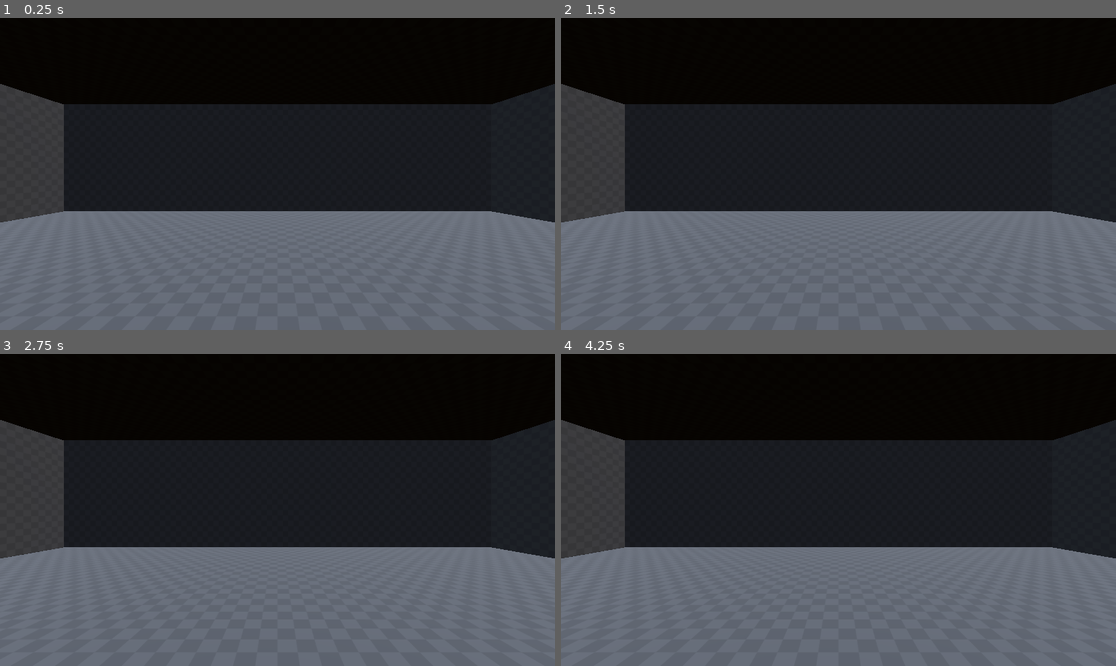
Above: before the commit, frames 1-4 (two rows, left to right).
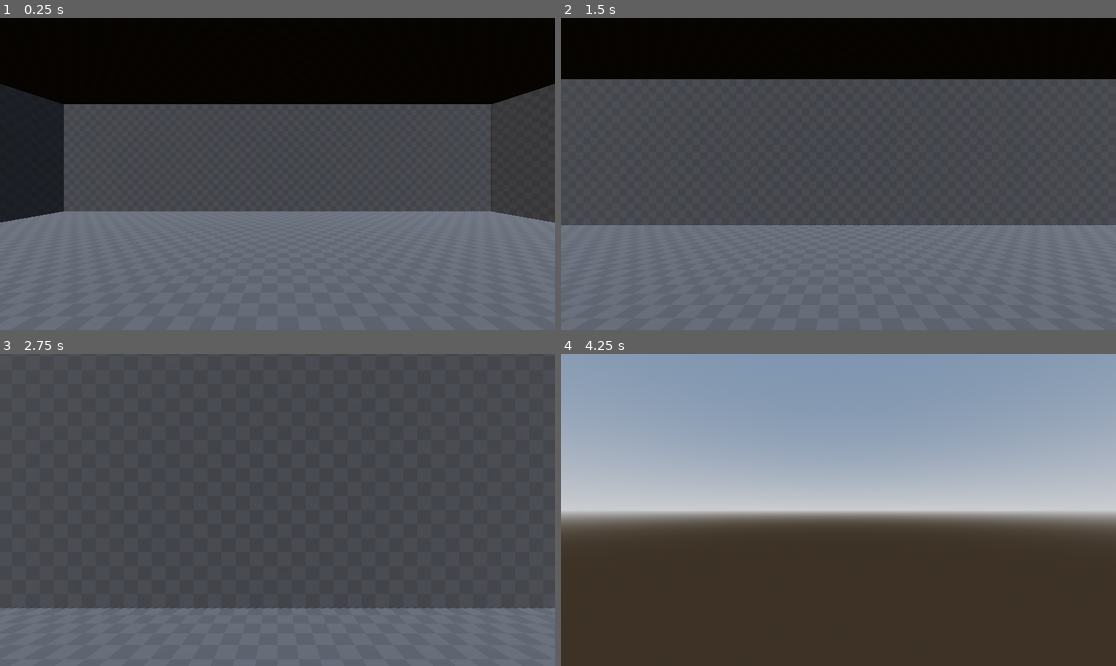
Above: after the commit, the same moments.

Repository: grandeisa/cover-jam
Game: Godot game, scene res://scenes/test_house_scene.tscn
Two runs of this game, one before a commit and one after it. Both use one fixed random seed, a clock stepped at 60 frames per second and the inputs below.
Inputs:
- Up to frame 1 (0.25 s): no input
- Up to frame 2 (1.5 s): tap Enter at 0.5 s; hold W (p_forward, bound only after the commit) from 0.53 s (still down)
- Up to frame 3 (2.75 s): keep holding W (p_forward, bound only after the commit)
- Up to frame 4 (4.25 s): keep holding W (p_forward, bound only after the commit); tap Space at 3.5 s

The runs differ from the first frame. In frame 1, 35% of the frame differs, in the area x 0-100%, y 21-66%; in frame 2, 43%; in frame 3, 78%; in frame 4, 99%, in the area x 0-100%, y 0-100%.

Commit message:
Add CharacterController + Change camera forward axis + Change camera sensibility

Diff:
--- a/project.godot
+++ b/project.godot
@@ -15,6 +15,29 @@
 config/features=PackedStringArray("4.6", "GL Compatibility")
 config/icon="res://icon.svg"
 
+[input]
+
+p_forward={
+"deadzone": 0.2,
+"events": [Object(InputEventKey,"resource_local_to_scene":false,"resource_name":"","device":-1,"window_id":0,"alt_pressed":false,"shift_pressed":false,"ctrl_pressed":false,"meta_pressed":false,"pressed":false,"keycode":0,"physical_keycode":87,"key_label":0,"unicode":119,"location":0,"echo":false,"script":null)
+]
+}
+p_backward={
+"deadzone": 0.2,
+"events": [Object(InputEventKey,"resource_local_to_scene":false,"resource_name":"","device":-1,"window_id":0,"alt_pressed":false,"shift_pressed":false,"ctrl_pressed":false,"meta_pressed":false,"pressed":false,"keycode":0,"physical_keycode":83,"key_label":0,"unicode":115,"location":0,"echo":false,"script":null)
+]
+}
+p_left={
+"deadzone": 0.2,
+"events": [Object(InputEventKey,"resource_local_to_scene":false,"resource_name":"","device":-1,"window_id":0,"alt_pressed":false,"shift_pressed":false,"ctrl_pressed":false,"meta_pressed":false,"pressed":false,"keycode":0,"physical_keycode":65,"key_label":0,"unicode":97,"location":0,"echo":false,"script":null)
+]
+}
+p_right={
+"deadzone": 0.2,
+"events": [Object(InputEventKey,"resource_local_to_scene":false,"resource_name":"","device":-1,"window_id":0,"alt_pressed":false,"shift_pressed":false,"ctrl_pressed":false,"meta_pressed":false,"pressed":false,"keycode":0,"physical_keycode":68,"key_label":0,"unicode":100,"location":0,"echo":false,"script":null)
+]
+}
+
 [physics]
 
 3d/physics_engine="Jolt Physics"
--- a/scenes/test_house_scene.tscn
+++ b/scenes/test_house_scene.tscn
@@ -2,6 +2,7 @@
 
 [ext_resource type="Material" uid="uid://bm088ijg10pkb" path="res://materials/placeholder/kenney_prototype-textures/dark/texture_08.tres" id="1_gs56k"]
 [ext_resource type="Script" uid="uid://bve2331e5y7tc" path="res://scripts/player/view_controller.gd" id="2_ookog"]
+[ext_resource type="Script" uid="uid://d4g5wepx3eq6x" path="res://scripts/player/character_controller.gd" id="3_nx7rw"]
 
 [sub_resource type="ProceduralSkyMaterial" id="ProceduralSkyMaterial_gs56k"]
 sky_horizon_color = Color(0.66224277, 0.6717428, 0.6867428, 1)
@@ -45,9 +46,14 @@
 transform = Transform3D(1, 0, 0, 0, 1, 0, 0, 0, 1, 0, 0.75, 0)
 
 [node name="Camera3D" type="Camera3D" parent="Player/CameraOrigin" unique_id=1585617827]
-transform = Transform3D(1, 0, 0, 0, 1, 0, 0, 0, 1, 0, 0, -0.5)
+transform = Transform3D(-1, 0, -8.742278e-08, 0, 1, 0, 8.742278e-08, 0, -1, 0, 0, 0.5)
 
 [node name="ViewController" type="Node" parent="Player" unique_id=1944623350 node_paths=PackedStringArray("_body", "_camera_origin")]
 script = ExtResource("2_ookog")
+mouse_sensibility = 0.6
 _body = NodePath("..")
 _camera_origin = NodePath("../CameraOrigin")
+
+[node name="CharacterController" type="Node" parent="Player" unique_id=1968649174 node_paths=PackedStringArray("_body")]
+script = ExtResource("3_nx7rw")
+_body = NodePath("..")
--- /dev/null
+++ b/scripts/player/character_controller.gd
@@ -0,0 +1,33 @@
+## Used to translate input as movement to a player [CharacterBody3D].[br]
+## This node makes the character move with constant velocity.
+class_name CharacterController extends Node
+
+## Project gravity, defined at node instatiation.
+var _gravity: float = Input.get_gravity().y
+
+## [CharacterBody3D] to be controlled. (Preferably a parent to this node)
+@export var _body: CharacterBody3D
+
+@export_category("Physics")
+## The speed in which the character moves.
+@export var _speed: float = 160.0
+
+func _physics_process(delta: float) -> void:
+	var movement_input: Vector2 = Input.get_vector("p_left", "p_right", "p_backward", "p_forward").normalized() * _speed * delta
+	var movement_velocity: Vector3 = Vector3.ZERO
+
+	# Add X axis velocity based on player's facing direction
+	movement_velocity += _body.basis.x * -movement_input.x
+
+	# Add Z axis velicity based on player's facing direction
+	movement_velocity += _body.basis.z * movement_input.y
+
+	if not _body.is_on_floor():
+		_body.velocity.y += _gravity
+
+	_body.velocity = Vector3(
+		movement_velocity.x,
+		_body.velocity.y,
+		movement_velocity.z
+	)
+	_body.move_and_slide()
--- a/scripts/player/view_controller.gd
+++ b/scripts/player/view_controller.gd
@@ -26,7 +26,7 @@
 func _process(_delta: float) -> void:
 	var mouse_vel: Vector2 = Input.get_last_mouse_velocity()
 
-	_current_rotation += Vector2(mouse_vel.y, mouse_vel.x) * MOUSE_SPEED * mouse_sensibility
+	_current_rotation += Vector2(-mouse_vel.y, mouse_vel.x) * MOUSE_SPEED * mouse_sensibility
 	_current_rotation.x = clampf(_current_rotation.x, _camera_min_angle, _camera_max_angle)
 
 	_apply_rotation(_current_rotation)
Not shown, added: scripts/player/character_controller.gd.uid
